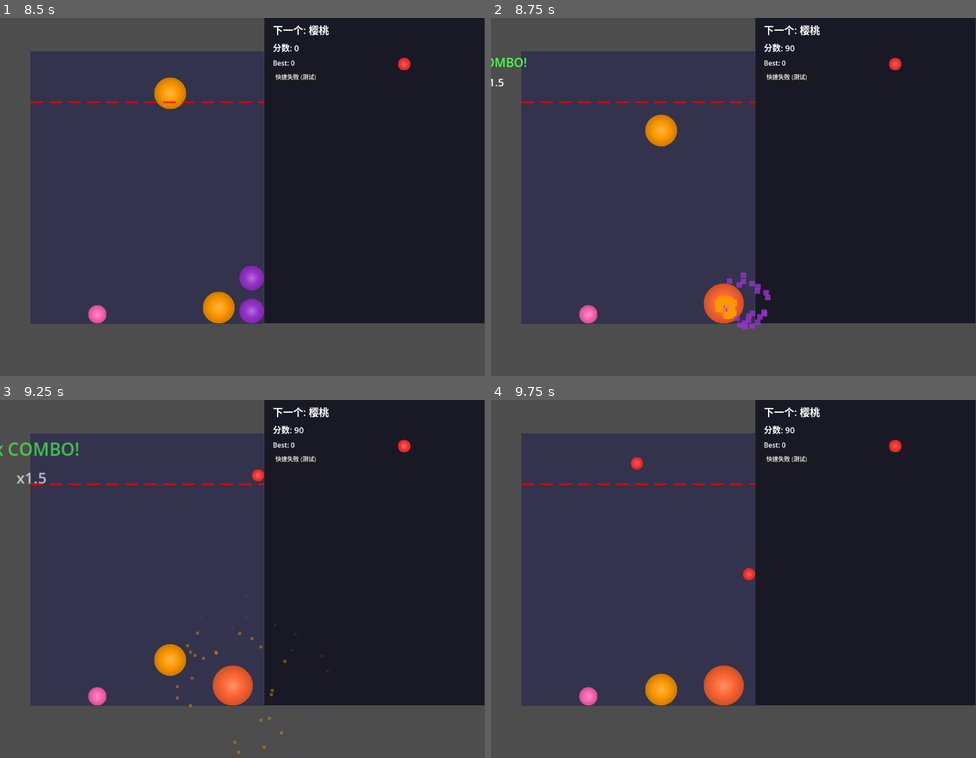
Above: before the commit, frames 1-4 (two rows, left to right).
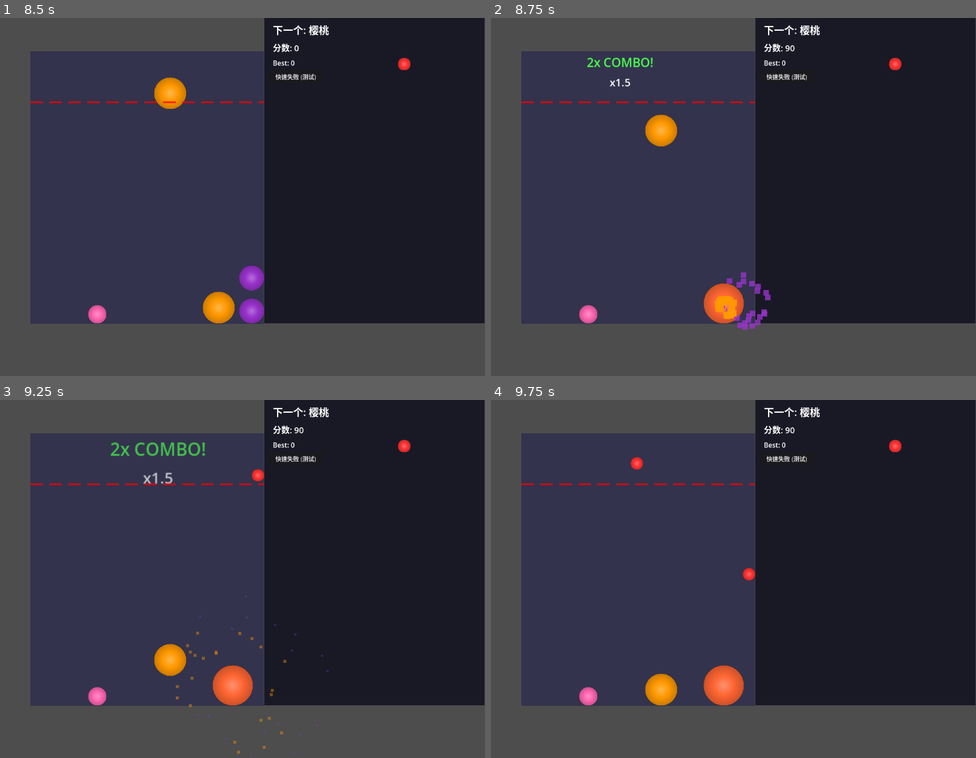
Above: after the commit, the same moments.

Repository: atom32/syn_melon
Game: Godot game, scene res://scenes/Main.tscn
Two runs of this game, one before a commit and one after it. Both use one fixed random seed, a clock stepped at 60 frames per second and the inputs below.
Inputs (mouse positions are in pixels of both pictures, inside the frame that each line leads up to):
- Up to frame 1 (8.5 s): click "快速失败 (测试)" at 0.5 s; click "重新开始 (Restart)" at 1.25 s; click "快速失败 (测试)" at 2 s; click "重新开始 (Restart)" at 2.75 s; click "快速失败 (测试)" at 3.5 s; click "重新开始 (Restart)" at 4.25 s; tap Enter at 5 s; move the mouse to (218, 268) at 5.02 s; tap R every 0.75 s from 5.1 to 8.1 s; click (218, 268) at 5.17 s; move the mouse to (388, 250) at 5.77 s; click (388, 250) at 5.92 s; move the mouse to (97, 143) at 6.52 s; click (97, 143) at 6.67 s; move the mouse to (266, 197) at 7.27 s; click (266, 197) at 7.42 s; move the mouse to (169, 107) at 8.02 s; click (169, 107) at 8.17 s
- Up to frame 2 (8.75 s): no input
- Up to frame 3 (9.25 s): move the mouse to (349, 561) at 8.77 s; tap R at 8.85 s; click (349, 561) at 8.92 s
- Up to frame 4 (9.75 s): move the mouse to (636, 596) at 9.52 s; tap R at 9.6 s; click (636, 596) at 9.67 s

Frame 1 is identical in both runs. In frame 2, 0.4% of the frame differs, in the area x 0-34%, y 10-20%; in frame 3, 0.8%, in the area x 0-43%, y 11-24%; in frame 4, nothing differs.

Commit message:
fix: move ComboDisplay 300px to the right
Adjusted offset from (-150, 150) to (150, 450) to better position
combo text in the game area.

Diff:
--- a/scenes/ComboDisplay.tscn
+++ b/scenes/ComboDisplay.tscn
@@ -9,9 +9,9 @@
 anchor_top = 0.0
 anchor_right = 0.5
 anchor_bottom = 0.0
-offset_left = -150.0
+offset_left = 150.0
 offset_top = 80.0
-offset_right = 150.0
+offset_right = 450.0
 offset_bottom = 180.0
 grow_horizontal = 2
 grow_vertical = 0
